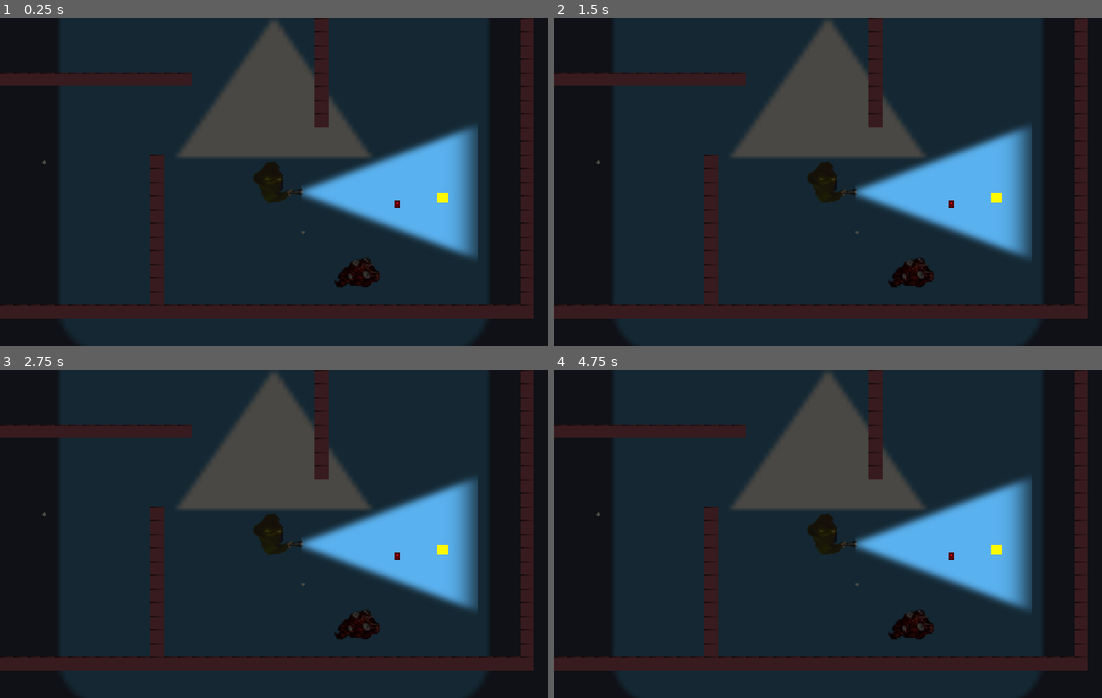
Above: before the commit, frames 1-4 (two rows, left to right).
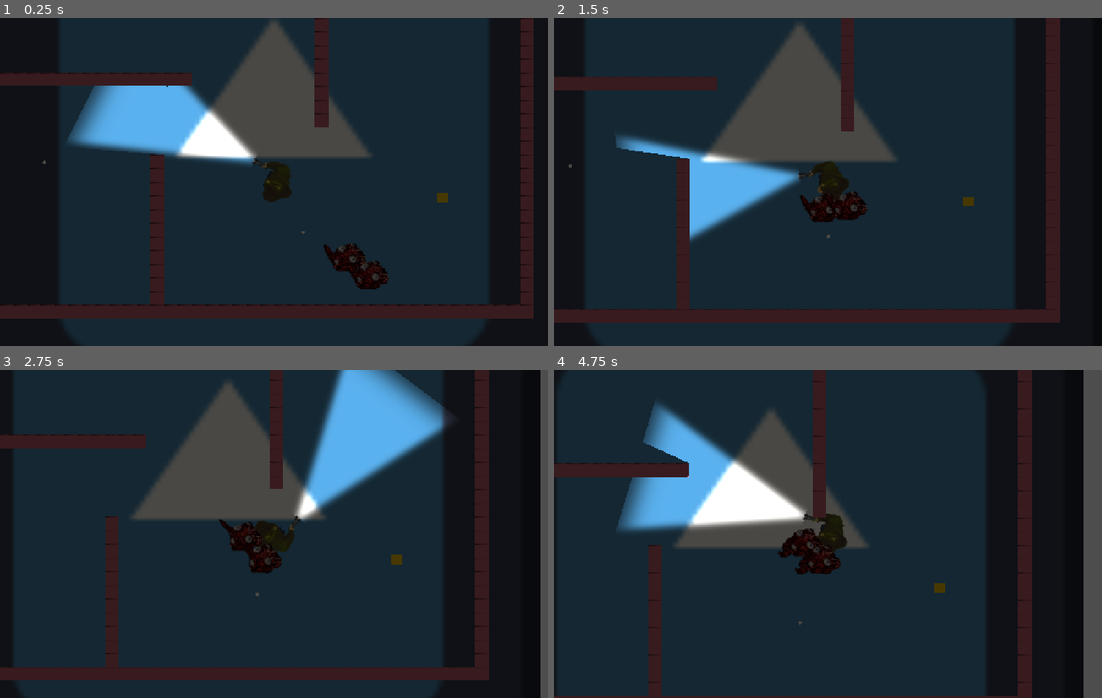
Above: after the commit, the same moments.

Repository: dama33/flashlight-game
Game: Godot game, scene res://level.tscn
Two runs of this game, one before a commit and one after it. Both use one fixed random seed, a clock stepped at 60 frames per second and the inputs below. The engine's default icon, where the game draws it, is replaced by a stand-in: a white triangle on a blue panel in a dark square.
Inputs (mouse positions are in pixels of both pictures, inside the frame that each line leads up to):
- Up to frame 1 (0.25 s): no input
- Up to frame 2 (1.5 s): move the mouse to (948, 165) at 0.52 s; hold D (right) 0.53-1.28 s; tap Space (spacebar) at 0.6, 1.35 s; move the mouse to (718, 198) at 1.27 s; hold S (down) from 1.28 s (still down)
- Up to frame 3 (2.75 s): move the mouse to (328, 461) at 2.02 s; release S (down) at 2.03 s; hold D (right) from 2.03 s (still down); tap Space (spacebar) at 2.1 s
- Up to frame 4 (4.75 s): move the mouse to (800, 599) at 2.77 s; release D (right) at 2.78 s; hold W (up) 2.78-3.53 s; tap Space (spacebar) at 2.85, 3.6, 4.35 s; move the mouse to (992, 583) at 3.52 s; hold A (left) from 3.53 s (still down); move the mouse to (663, 484) at 4.27 s

The runs differ from the first frame. In frame 1, 14% of the frame differs, in the area x 12-88%, y 20-83%; in frame 2, 34%; in frame 3, 47%; in frame 4, 52%, in the area x 0-100%, y 0-100%.
Error before the commit: Parse Error: Could not find type "Checkpoint" in the current scope. (res://player.gd:9)

Commit message:
no message

Diff:
--- a/Checkpoint.tscn
+++ b/Checkpoint.tscn
@@ -1,10 +1,14 @@
 [gd_scene format=3 uid="uid://cd4rl5hx0g4ai"]
+
+[ext_resource type="Script" uid="uid://bq376lj00d1ft" path="res://checkpoint.gd" id="1_ir6d7"]
 
 [sub_resource type="SphereMesh" id="SphereMesh_qkbnx"]
 
 [sub_resource type="CircleShape2D" id="CircleShape2D_1mv1j"]
+radius = 163.00307
 
 [node name="Checkpoint" type="Node2D" unique_id=243302455]
+script = ExtResource("1_ir6d7")
 
 [node name="MeshInstance2D" type="MeshInstance2D" parent="." unique_id=1523790519]
 position = Vector2(-5.9604645e-08, 5.9604645e-07)
@@ -12,6 +16,7 @@
 mesh = SubResource("SphereMesh_qkbnx")
 
 [node name="Area2D" type="Area2D" parent="." unique_id=852616933]
+collision_mask = 32768
 
 [node name="CollisionShape2D" type="CollisionShape2D" parent="Area2D" unique_id=1307318851]
 shape = SubResource("CircleShape2D_1mv1j")
@@ -22,3 +27,4 @@
 offset_right = 40.0
 offset_bottom = 23.0
 horizontal_alignment = 1
+[connection signal="body_entered" from="Area2D" to="." method="_on_area_2d_body_entered"]
--- a/checkpoint.gd
+++ b/checkpoint.gd
@@ -1,8 +1,12 @@
+class_name Checkpoint
 extends Node2D
 
 @export var note_title := "Note title"
 @export_multiline var note_text := ""
 @onready var Prompt:Label = %Prompt
+
+var already_found: bool = false
+
 # Called when the node enters the scene tree for the first time.
 func _ready() -> void:
 	pass # Replace with function body.
@@ -15,4 +19,10 @@
 
 func _on_area_2d_body_entered(body: Node2D) -> void:
 	print("Checkpoint range!")
-	pass # Replace with function body.
+	if !already_found:
+		Player.instance.checkpoints.append(self)
+		already_found = true
+
+func respawn():
+	Player.instance.global_position = global_position
+	queue_free()
